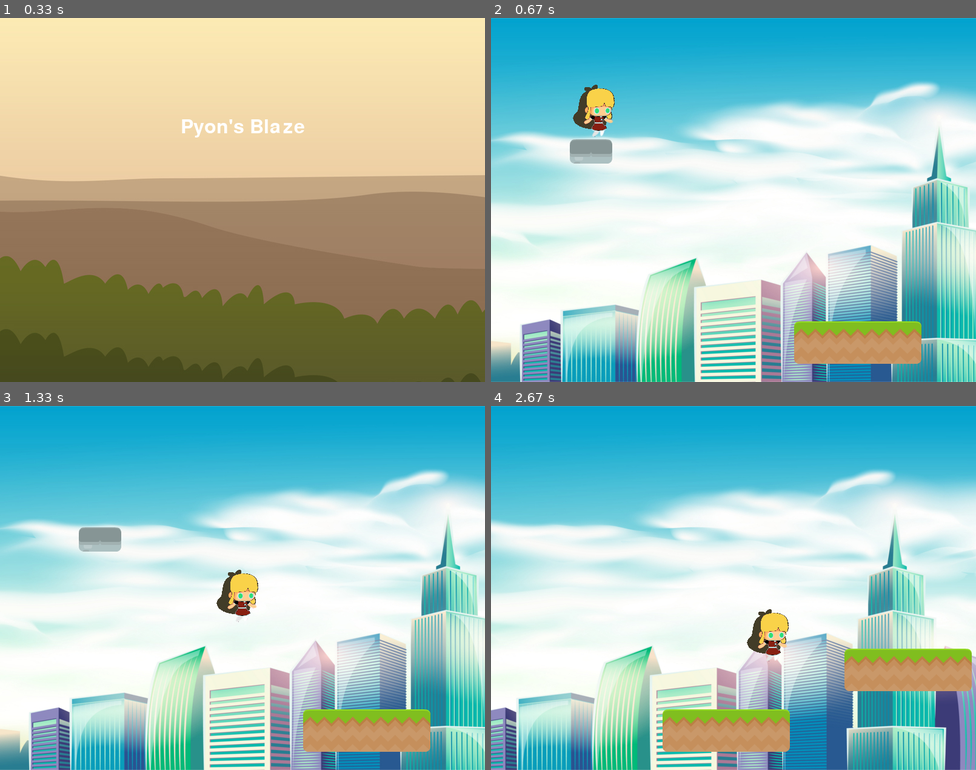
Above: before the commit, frames 1-4 (two rows, left to right).
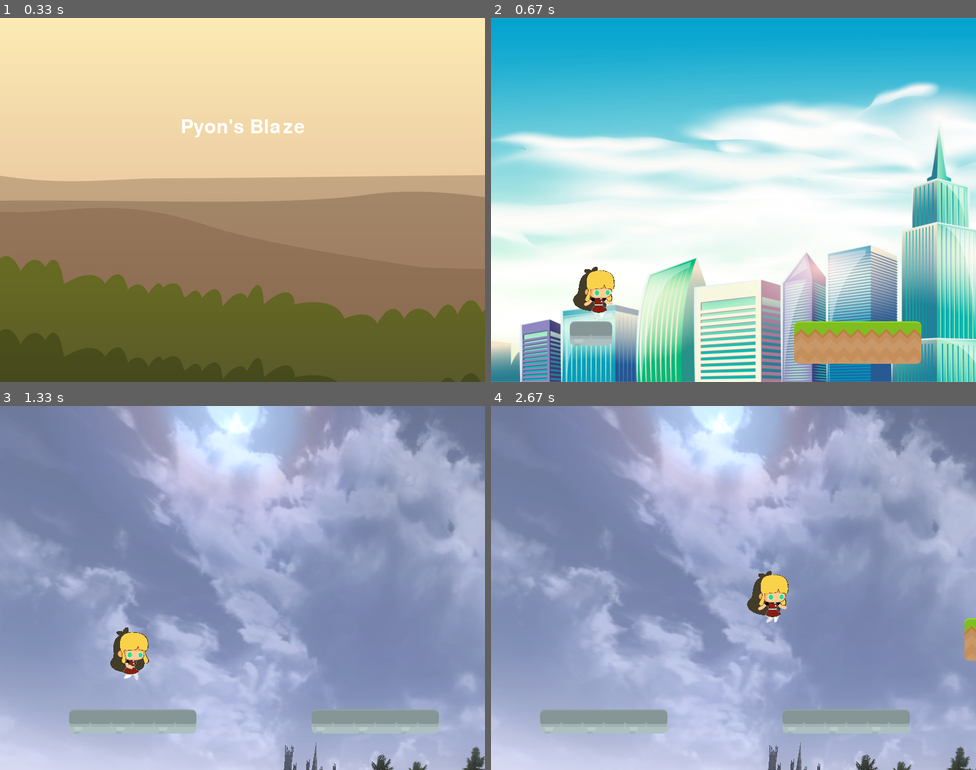
Above: after the commit, the same moments.

Repository: jacobhokanson/pyonsblaze
Game: pygame game, started from blaze_main_game.py
Same seed, same stepped clock (60 frames per second), same inputs: the game is played once before the commit and once after it.
Inputs:
- Up to frame 1 (0.33 s): no input
- Up to frame 2 (0.67 s): tap Space at 0.33 s
- Up to frame 3 (1.33 s): hold = 0.67-1.13 s; hold Right 0.67-1.13 s; hold F5 from 1.17 s (still down); hold Right from 1.17 s (still down); tap Space at 1.23 s
- Up to frame 4 (2.67 s): tap Space at 1.53, 1.73, 2.03, 2.23, 2.57 s; release F5 at 1.63 s; release Right at 1.63 s; hold Right 1.67-2.13 s; hold Up 2.17-2.47 s; hold Up from 2.5 s (still down)

Frame 1 is identical in both runs. In frame 2, 2.8% of the frame differs, in the area x 16-26%, y 18-90%; in frame 3, 99%; in frame 4, 99%, in the area x 0-100%, y 0-100%.

Commit message:
Vertical scrolling, death, death and skiplevel devkeys
Start of moving platform tracks

Diff:
--- a/blaze_main_game.py
+++ b/blaze_main_game.py
@@ -101,6 +101,16 @@
                         player.jump()
                     if event.key == pygame.K_p:  # COORDINATES DEVKEY
                         print(str(player.rect.x + -current_level.shift_hori) + ",", player.rect.y)
+                    if event.key == pygame.K_F5:  # RESET DEVKEY
+                        player.die()
+                    if event.key == pygame.K_EQUALS:
+                            if current_level_no < len(level_definitions)-1:
+                                current_level_no += 1
+                                current_level = levels.NewLevel(player, level_definitions[current_level_no])
+                                setupLevel(player, end_coin, current_level)
+                            else:
+                                winner = True
+                                break
 
                 if event.type == pygame.KEYUP:
                     if event.key == pygame.K_LEFT and player.change_x < 0:
@@ -131,11 +141,14 @@
                 player.rect.top = 100
                 current_level.world_shift_y(diff)
 
-
-            current_position = player.rect.x + current_level.shift_hori
+            if player.rect.bottom >= 500 and current_level.shift_vert >= 0:
+                diff = player.rect.bottom - 500
+                player.rect.bottom = 500
+                current_level.world_shift_y(-diff)
+
 
             # if player hits bottom of the screen, reset
-            if player.rect.y >= constants.SCREEN_HEIGHT - player.rect.height: #and player.change_y >= 0:
+            if player.rect.y >= (constants.SCREEN_HEIGHT + current_level.shift_vert) - player.rect.height: #and player.change_y >= 0:
                 falling_sound.play()
                 player.die()
 
--- a/platformer_levels.py
+++ b/platformer_levels.py
@@ -8,8 +8,24 @@
     """ Properly designed class structure which will fill fields
         based on a datalist defined in platformer_levels.py """
 
-    shift_hori = 0
-    shift_vert = 0
+# Level needs to keep track of absolute coordinates in order to properly
+# use vertical scrolling. Death can be based on absolute vertical position
+# or maybe we can just add a death block and define the death areas in
+# level definition. Player start should be removed and we will just start
+# the player on the first block in the platform list. (sort of like a
+# spawn platform, nothing special about it except position in defenition.)
+
+# if thinking about bottom left of screen as absolute reference point,
+# shift_hori is the same as absolute x
+# shift_vert is the same as absolute y minus screen height
+#
+# So maybe should use top left as absolute reference point. because then:
+# shift_hori is absolute x
+# shift_vert is absolute y
+
+# using bottom makes sense because that defines when to die.
+# but you can just do absolute plus screen height = death
+
 
     def __init__(self, player, datalist):
 
@@ -25,7 +41,8 @@
 
         self.coin_xy = datalist[4]
 
-        # self.player_start = datalist[5]
+        self.shift_hori = 0
+        self.shift_vert = 0
 
     def create_static_platforms(self, platlist):
         for platform in platlist:
@@ -101,7 +118,8 @@
     [  # Level 1:
         "game_images/citydaytimebackground.jpg",  # Background image path 0
         [  # Static platform list 1
-            [platforms.STONE_SINGLE, 130, 200],
+            [platforms.STONE_SINGLE, 130, 500],
+
             [platforms.GRASS_LEFT, 500, 500],
             [platforms.GRASS_MIDDLE, 570, 500],
             [platforms.GRASS_RIGHT, 640, 500],
@@ -119,12 +137,12 @@
             # put enemies here
         ],
         (1780, 91), # Coin_x and Coin_y 4
-        (120, 450)  # Player start x and Player start y 5
     ],  # End level 1
     [  # Level 2:
         "game_images/background_02.png",  # Background image path 0
         [  # static platform list 1
             [platforms.STONE_PLATFORM_LEFT, 100, 550],
+
             [platforms.STONE_PLATFORM_MIDDLE, 170, 550],
             [platforms.STONE_PLATFORM_RIGHT, 240, 550],
             [platforms.STONE_PLATFORM_LEFT, 500, 550],
@@ -144,12 +162,12 @@
             # put enemies here
         ],
         (1750, 100), # Coin_x and Coin_y 4
-        (120, 500)  # Player start x and Player start y 5
     ],  # End level 2
     [  # Level 3:
         "game_images/mountain_bg.png",  # Background image path
         [
             [platforms.GRASS_LEFT, 0, constants.SCREEN_HEIGHT - 70],
+
             [platforms.GRASS_MIDDLE, 70, constants.SCREEN_HEIGHT - 70],
             [platforms.GRASS_MIDDLE, 140, constants.SCREEN_HEIGHT - 70],
             [platforms.GRASS_MIDDLE, 210, constants.SCREEN_HEIGHT - 70],
@@ -208,11 +226,12 @@
             # put enemies here
         ],
         (3500, 400), # Coin_x and Coin_y
-        (120, 500)  # Player start x and Player start y
     ],  #End level 3
     [  # Level 4:
         "game_images/city_night_bg.jpg",  # Background image path 0
         [  # Static platform list 1
+            [platforms.STONE_TOP, 138, constants.SCREEN_HEIGHT - 420],
+
             [platforms.STONE_MIDDLE, -68, constants.SCREEN_HEIGHT - 70],
             [platforms.STONE_MIDDLE, -68, constants.SCREEN_HEIGHT - 140],
             [platforms.STONE_MIDDLE, -68, constants.SCREEN_HEIGHT - 210],
@@ -241,7 +260,6 @@
             [platforms.STONE_MIDDLE, 138, constants.SCREEN_HEIGHT - 210],
             [platforms.STONE_MIDDLE, 138, constants.SCREEN_HEIGHT - 280],
             [platforms.STONE_MIDDLE, 138, constants.SCREEN_HEIGHT - 350],
-            [platforms.STONE_TOP, 138, constants.SCREEN_HEIGHT - 420],
 
             [platforms.STONE_MIDDLE, 206, constants.SCREEN_HEIGHT - 70],
             [platforms.STONE_MIDDLE, 206, constants.SCREEN_HEIGHT - 140],
@@ -340,11 +358,12 @@
             # put enemies here
         ],
         (3560, 400), # Coin_x and Coin_y 4
-        (120, 50)  # Player start x and Player start y 5
     ],  #End level 4
     [  # Level 5:
         "game_images/castle.jpg",  # Background image path 0
         [  # Static platform list 1
+            [platforms.CARPET, 70, constants.SCREEN_HEIGHT - 70],
+
             [platforms.STONE_MIDDLE, -136, constants.SCREEN_HEIGHT - 70],
             [platforms.STONE_MIDDLE, -136, constants.SCREEN_HEIGHT - 140],
             [platforms.STONE_MIDDLE, -136, constants.SCREEN_HEIGHT - 210],
@@ -364,7 +383,6 @@
             [platforms.STONE_TOP, -68, constants.SCREEN_HEIGHT - 560],
 
             [platforms.CARPET, 0, constants.SCREEN_HEIGHT - 70],
-            [platforms.CARPET, 70, constants.SCREEN_HEIGHT - 70],
             [platforms.CARPET, 140, constants.SCREEN_HEIGHT - 70],
             [platforms.CARPET, 210, constants.SCREEN_HEIGHT - 70],
             [platforms.CARPET, 280, constants.SCREEN_HEIGHT - 70],
@@ -449,6 +467,5 @@
             # put enemies here
         ],
         (5150, 350), # Coin_x and Coin_y 4
-        (120, 450)  # Player start x and Player start y 5
     ],  # End level 5
 ]
--- a/platformer_platforms.py
+++ b/platformer_platforms.py
@@ -54,16 +54,24 @@
 
 class MovingPlatform(Platform):
     """ This is a fancier platform that can actually move. """
-    change_x = 0
-    change_y = 0
+    def __init__(self, list):
+        super().__init__(list)
 
-    boundary_top = 0
-    boundary_bottom = 0
-    boundary_left = 0
-    boundary_right = 0
+        self.change_x = 0
+        self.change_y = 0
 
-    level = None
-    player = None
+        self.boundary_top = 0
+        self.boundary_bottom = 0
+        self.boundary_left = 0
+        self.boundary_right = 0
+
+        self.level = None
+        self.player = None
+
+        self.track_start = self.rect.center
+        self.track_end = (0, 0)
+
+        self.track = None
 
     def update(self):
         """ Move the platform.
@@ -107,7 +115,8 @@
 
         # Check the boundaries and see if we need to reverse
         # direction.
-        if self.rect.bottom > self.boundary_bottom or self.rect.top < self.boundary_top:
+        cur_pos = self.rect.bottom - self.level.shift_vert
+        if cur_pos > self.boundary_bottom or cur_pos < self.boundary_top:
             self.change_y *= -1
 
         cur_pos = self.rect.x - self.level.shift_hori
--- a/platformer_player.py
+++ b/platformer_player.py
@@ -249,4 +249,4 @@
         self.level.world_shift_x(-(self.rect.x + self.level.shift_hori) + self.rect.x)
         self.level.world_shift_y(-(self.rect.y + self.level.shift_vert) + self.rect.y)
 
-        self.rect.x, self.rect.y = self.level.platform_list.sprites()[0].rect.x, self.level.platform_list.sprites()[0].rect.y
+        self.rect.left, self.rect.bottom = self.level.platform_list.sprites()[0].rect.x, self.level.platform_list.sprites()[0].rect.y
